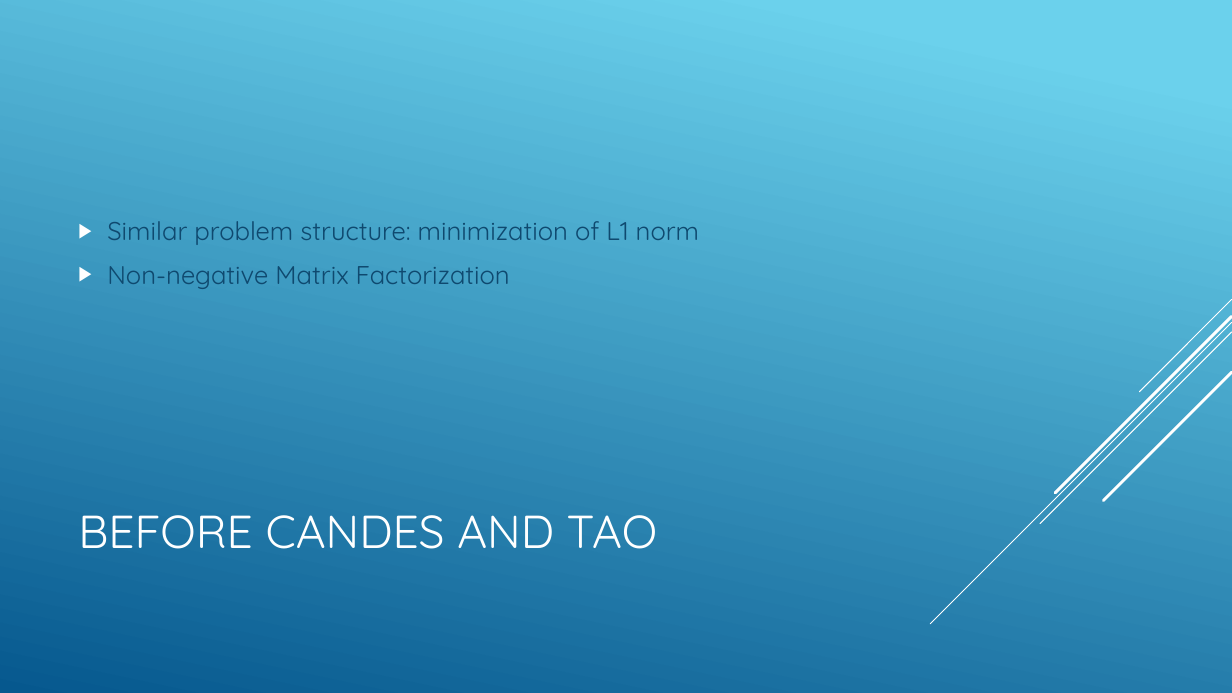
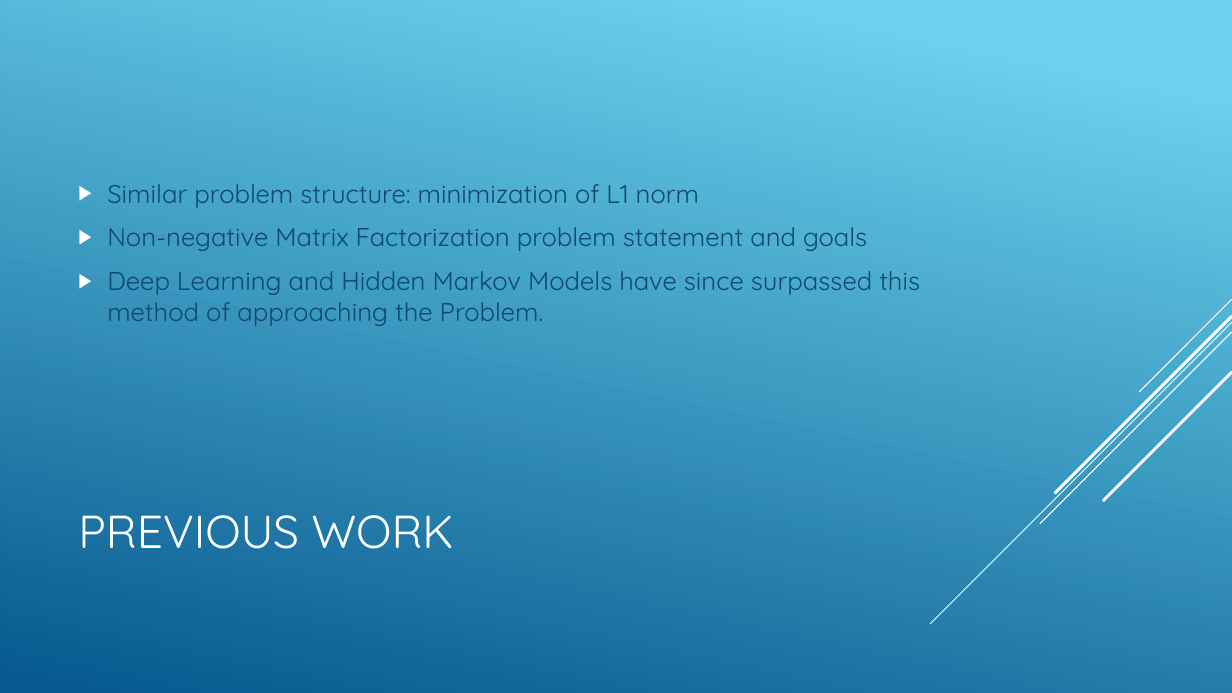
Before and after one commit to esaracin/compressive-sensing-cocktail-party-problem, a slide deck: slide 5 of slide/slides.pptx (slide 4 before the commit). Drawn at 1232x693 pixels with LibreOffice and Linux fonts; fonts in the diff are those of the drawing. Boxes give left, top, right and bottom in pixels: in the first picture for what was removed or moved away, otherwise in the second. Text is boxed around its words. In the diff, an @@ line names an element or a change of style, - is before the commit and + after.

```diff
--- a/slide/slides.pptx
+++ b/slide/slides.pptx
@@ text at (107,227,920,326): text changed @@
-▶ Non-negative Matrix Factorization
+▶ Non-negative Matrix Factorization problem statement and goals
+▶ Deep Learning and Hidden Markov Models have since surpassed this method of approaching the Problem.
@@ title at (78,515,454,549): text changed @@
-BEFORE CANDES AND TAO
+PREVIOUS WORK
```
Also in this commit, not shown: 3 other slides changed, 1 slide added, 1 slide removed, 1 other file.
